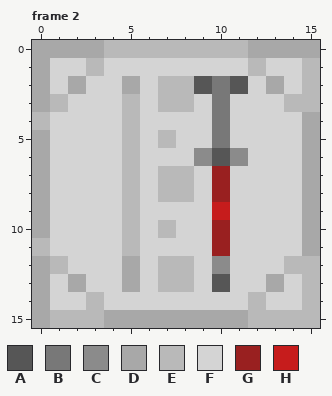
Edited in one commit: pixel-art file (vestige/res/blocks/health_station.aseprite). Above is the file before it was changed.
16x16 pixels, 3 frames. Shown: frame 2. The commit also changed other frames, which this record leaves out.
Visible layers, top first: "Layer 1", "diamond #3".
Palette (. is transparent): A #565656  B #787878  C #8b8b8b  D #a8a8a8  E #b9b9b9  F #d4d4d4  G #992020  H #c61c1c
Pixels before, frame 2, first column x 0:
 0 DDDDEEEEEEEEDDDD
 1 DFFEFFFFFFFFEFFE
 2 DFDFFDFEEABAFDFE
 3 DEFFFEFEEFBFFFEE
 4 EFFFFEFFFFBFFFFD
 5 DFFFFEFEFFBFFFFD
 6 DFFFFEFFFCACFFFD
 7 DFFFFEFEEFGFFFFD
 8 DFFFFEFEEFGFFFFD
 9 DFFFFEFFFFHFFFFD
10 DFFFFEFEFFGFFFFD
11 EFFFFEFFFFGFFFFD
12 DEFFFDFEEFCFFFEE
13 DFDFFDFEEFAFFDFE
14 DFFEFFFFFFFFEFFE
15 DEEEDDDDDDDDEEEE
After the commit:
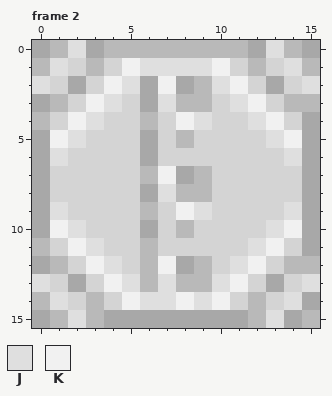
Colours new in this view: J #dfdfdf  K #f1f1f1
The exact change:
Frame 2, layer "Layer 1":
y 0: x 1..2 DD -> EJ; x 13..14 DD -> JE
y 1: x 0..1 DF -> EJ; x 5..10 FFFFFF -> KJJJJK; x 14 F -> J
y 2: x 0 D -> J; x 4..11 FDFEEABA -> KJDKDEJK; x 15 E -> J
y 3: x 3..7 FFEFE -> KJFDJ; x 9..12 FBFF -> EFJK
y 4: x 2..3 FF -> KJ; x 5..6 EF -> FE; x 8..10 FFB -> KJF; x 12..13 FF -> JK
y 5: x 1..2 FF -> KJ; x 5..8 EFEF -> FDFE; x 10 B -> F; x 13..14 FF -> JK
y 6: x 1 F -> J; x 5..6 EF -> FD; x 9..11 CAC -> FFF; x 14 F -> J
y 7: x 5..10 EFEEFG -> FEKDEF
y 8: x 5..7 EFE -> FDJ; x 9..10 FG -> EF
y 9: x 1 F -> J; x 5..6 EF -> FE; x 8..10 FFH -> KJF; x 14 F -> J
y 10: x 1..2 FF -> KJ; x 5..8 EFEF -> FDFE; x 10 G -> F; x 13..14 FF -> JK
y 11: x 2..3 FF -> KJ; x 5..6 EF -> FE; x 10 G -> F; x 12..13 FF -> JK
y 12: x 3..12 FFDFEEFCFF -> KJFEKDEFJK
y 13: x 0 D -> J; x 4..7 FDFE -> KJEJ; x 9..11 FAF -> EJK; x 15 E -> J
y 14: x 0..1 DF -> EJ; x 5..10 FFFFFF -> KJJKJK; x 14..15 FE -> JD
y 15: x 2 E -> J; x 13..14 EE -> JD
